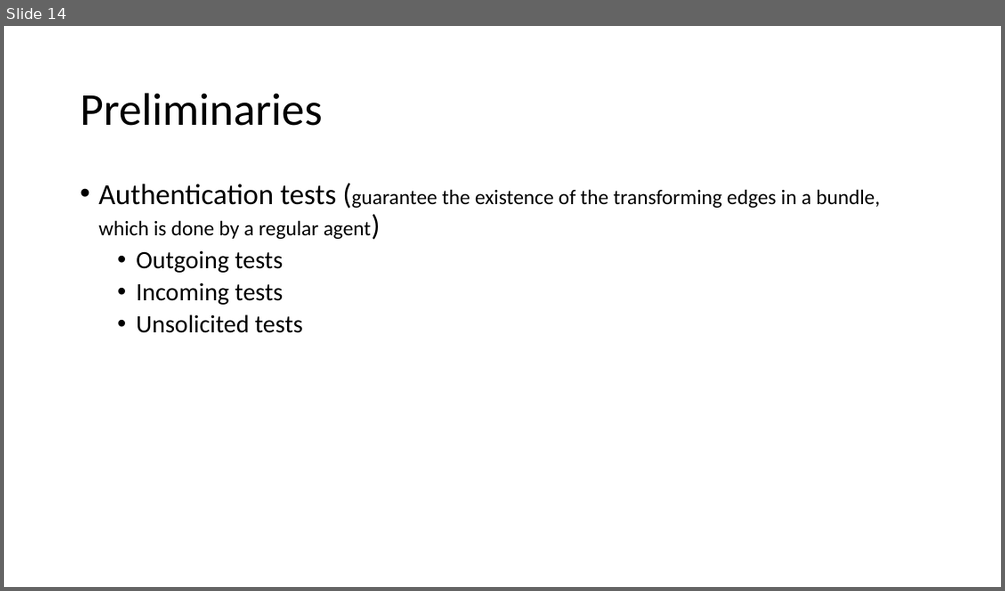
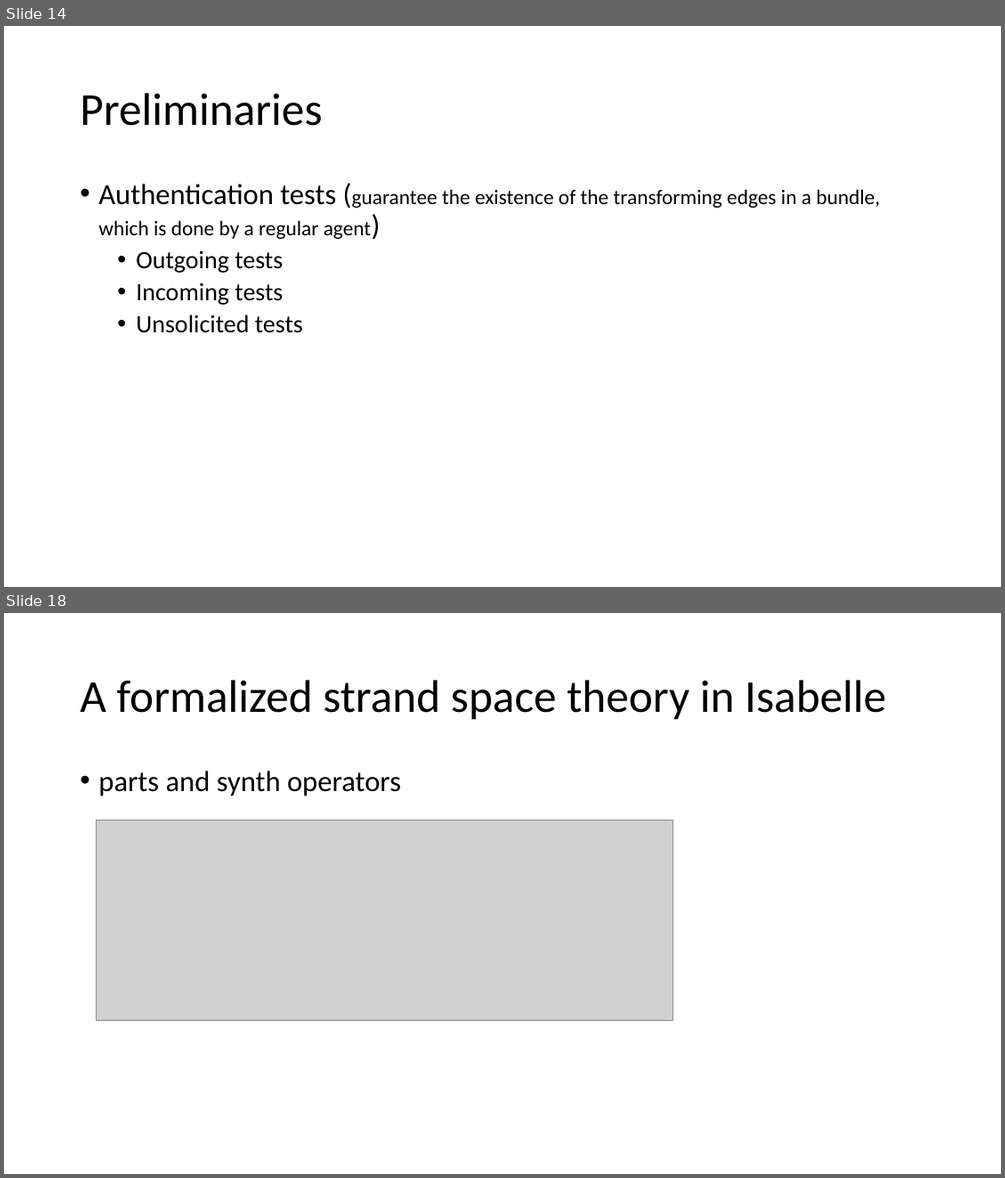
Before and after one commit to bacmive/paper_notes, a slide deck: notes7-strand space.pptx. Shown one above the other, each under a label of ours: slide 14 before the commit, slides 14 and 18 after it; the slides between them are not shown. The pictures are 1005x591 and 1005x1178 pixels, drawn with LibreOffice and Linux fonts; fonts in the diff are those of the drawing; grey boxes stand for pictures. Boxes give left, top, right and bottom in pixels: in the first picture for what was removed or moved away, otherwise in the second. Text is boxed around its words. In the diff, an @@ line names an element or a change of style, - is before the commit and + after.

Commit message:
strand

```diff
--- a/notes7-strand space.pptx
+++ b/notes7-strand space.pptx
@@ slide 18 added at [4, 613, 1001, 1174], background #FFFFFF @@
@@ title added at [80, 680, 886, 720], 44 pt, text #000000 @@
+A formalized strand space theory in Isabelle
@@ text added at [98, 771, 401, 796], 28 pt, text #000000 @@
+• parts and synth operators
@@ picture added at [96, 820, 672, 1021] @@
```
Also in this commit, not shown: 1 slide changed, 6 other slides added, 1 other file.
